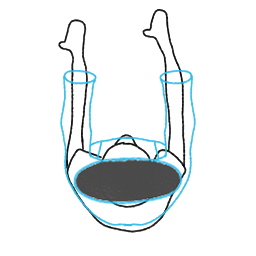
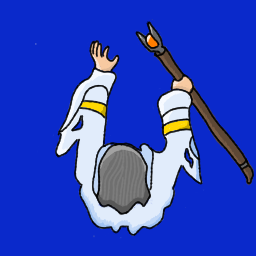
Revision of a layered 256 x 256 image; what changed, layer by layer:
added layer "Layer 10" above "Layer 6 copy" over left=135, top=21, right=254, bottom=185
added layer "Layer 6" above "Layer 20" over left=55, top=40, right=203, bottom=236
added layer "Layer 20" above "Layer 19" over left=79, top=99, right=192, bottom=136
added layer "Layer 17" above "Layer 18" over left=135, top=19, right=167, bottom=56
added layer "Layer 18" above "Layer 21" over left=144, top=33, right=159, bottom=54
added layer "Layer 21" above "Layer 16" over left=81, top=52, right=248, bottom=168
added layer "Layer 16" above "Layer 15" over left=153, top=48, right=255, bottom=188
added layer "Layer 15" above "Layer 12" over left=35, top=39, right=195, bottom=130
added layer "Layer 12" above "Layer 14" over left=88, top=142, right=186, bottom=238
added layer "Layer 14" above "Layer 13" over left=71, top=38, right=194, bottom=169
added layer "Layer 13" above "Layer 5" over left=37, top=67, right=210, bottom=239
hid "Layer 5", opacity 100% → 90%, painted on it over left=48, top=15, right=256, bottom=241
removed layer "Layer 4" over left=73, top=157, right=183, bottom=206
removed layer "Layer 3" over left=60, top=69, right=196, bottom=227
removed layer "Layer 2" over left=58, top=8, right=187, bottom=233
added layer "Layer 22" over left=0, top=0, right=256, bottom=256
